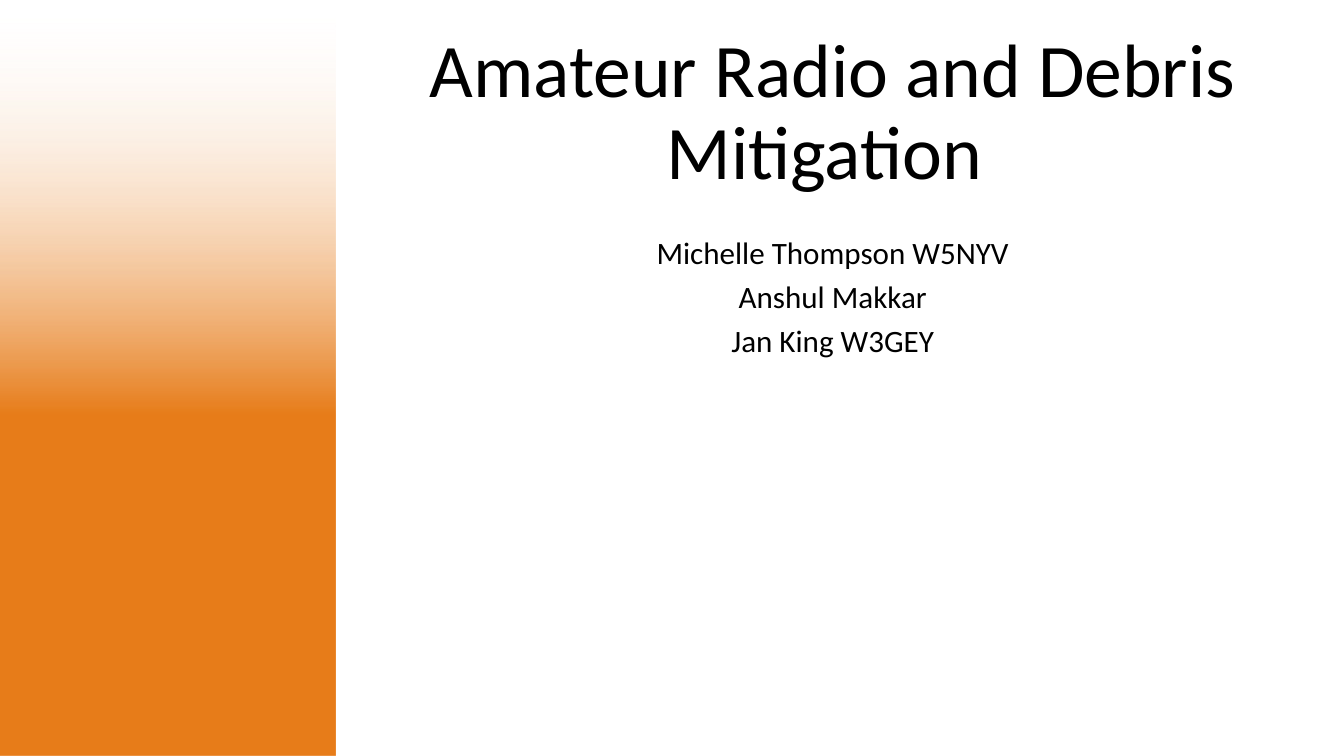
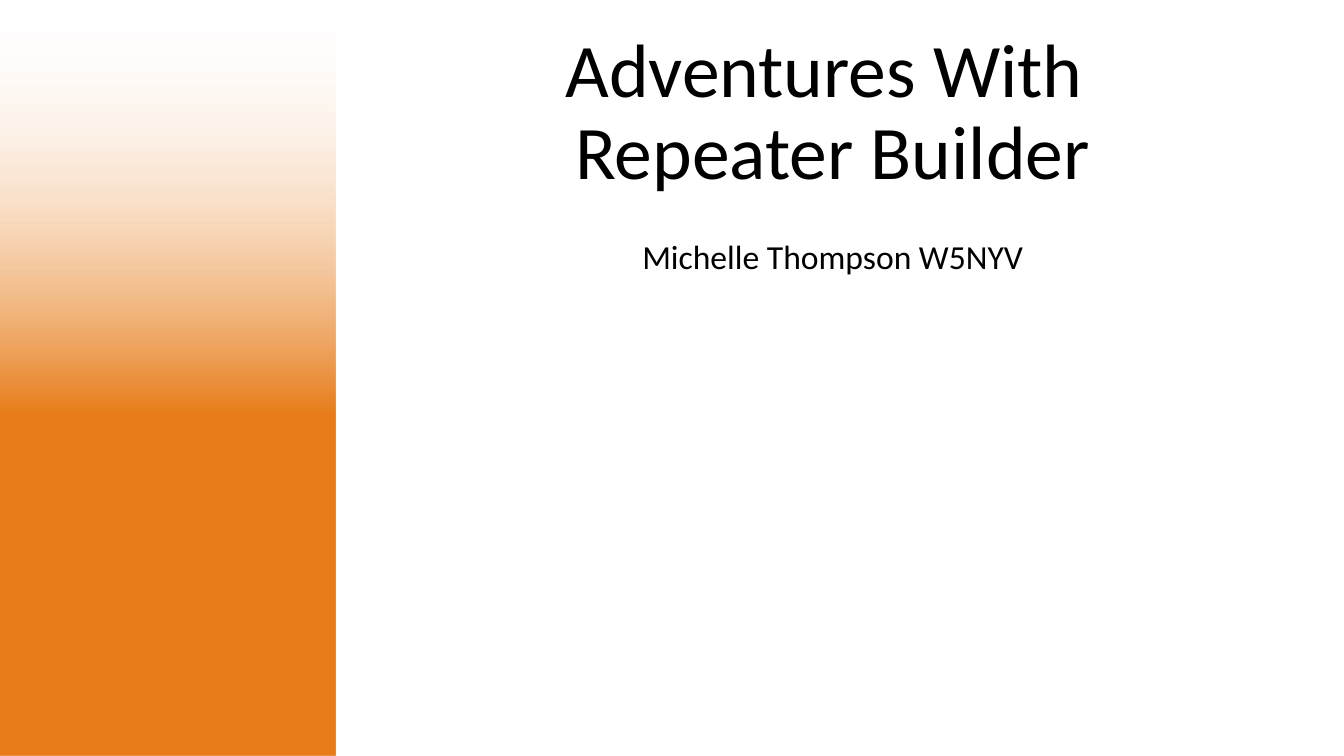
Before and after one commit to OpenResearchInstitute/documents, a slide deck: slide 1 of Papers_Articles_Presentations/Slide_Presentations/ORI MVP/QSOTodayHamExpoTemplate.pptx. Drawn at 1344x756 pixels with LibreOffice and Linux fonts; fonts in the diff are those of the drawing; background and template pictures are left out. Boxes give left, top, right and bottom in pixels: in the first picture for what was removed or moved away, otherwise in the second. Text is boxed around its words. In the diff, an @@ line names an element or a change of style, - is before the commit and + after.

```diff
--- a/Papers_Articles_Presentations/Slide_Presentations/ORI MVP/QSOTodayHamExpoTemplate.pptx
+++ b/Papers_Articles_Presentations/Slide_Presentations/ORI MVP/QSOTodayHamExpoTemplate.pptx
@@ title at (x1=565, y1=44, x2=1090, y2=192): text changed @@
-Amateur Radio and Debris Mitigation
+Adventures With
+Repeater Builder
@@ subtitle "Michelle Thompson W5NYV" at (x1=642, y1=245, x2=1023, y2=275): size 22.2 to 24 pt; line spacing 0.8 to 0.9 @@
@@ subtitle at (x1=731, y1=286, x2=934, y2=358): paragraphs removed @@
-Anshul Makkar
-Jan King W3GEY
```
